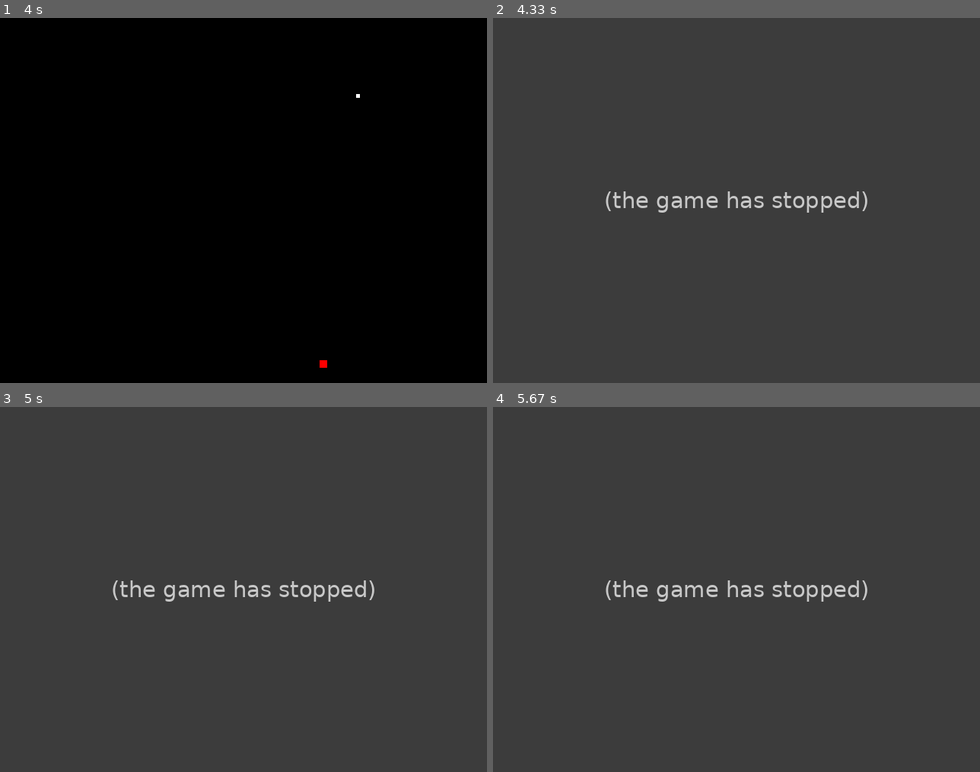
Above: before the commit, frames 1-4 (two rows, left to right).
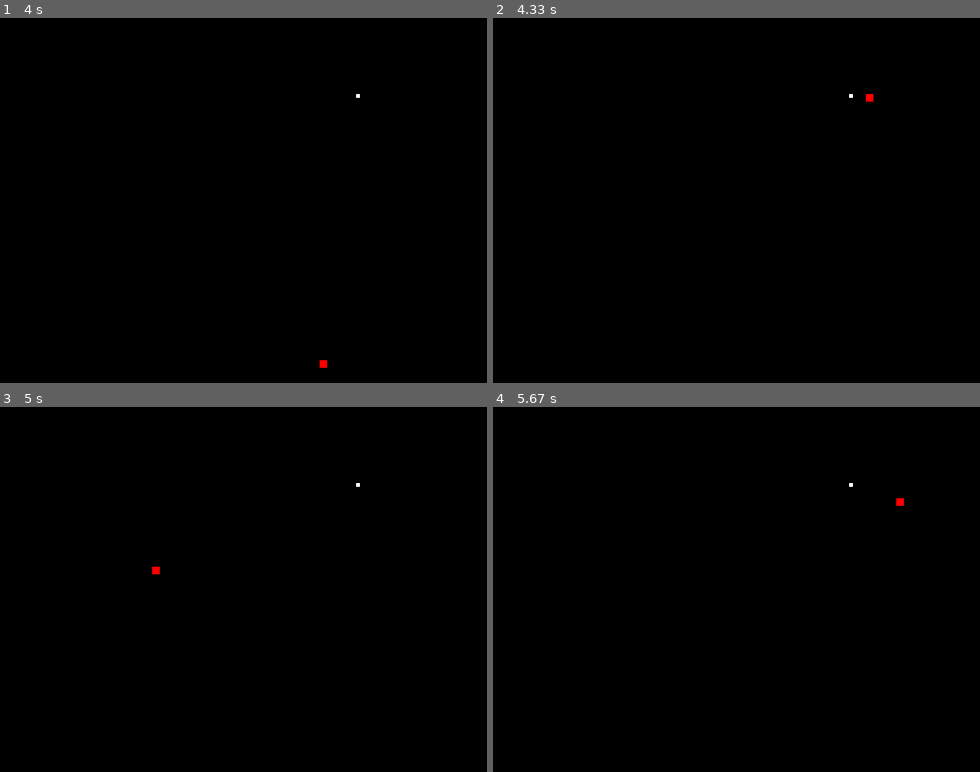
Above: after the commit, the same moments.

Repository: arimendelow/python_games
Game: pygame game, started from snake/snake.py
The game is run twice, just before and just after one commit, with the same random seed, the same clock (stepped at 60 frames per second) and the same inputs.
Inputs:
- Up to frame 1 (4 s): hold Right 0.33-0.8 s; hold Up 0.83-1.18 s; hold Right 1.22-1.68 s; hold Down 2.28-2.58 s; hold Left 2.62-3.02 s; hold Up 3.05-3.42 s; hold Right from 3.45 s (still down)
- Up to frame 2 (4.33 s): release Right at 4.08 s; hold Down from 4.12 s (still down)
- Up to frame 3 (5 s): release Down at 4.48 s; hold Left 4.52-4.98 s
- Up to frame 4 (5.67 s): hold Right 5.02-5.48 s; hold Up from 5.52 s (still down)

Frame 1 is identical in both runs. In frame 2, 100% of the frame differs, in the area x 0-100%, y 0-100%; in frame 3, 100%; in frame 4, 100%.
Error before the commit: IndexError: list index out of range (snake.py line 188); the game stopped at 4.15 s (later frames are placeholders)

Commit message:
Fix looping at top of screen

Diff:
--- a/snake/snake.py
+++ b/snake/snake.py
@@ -220,6 +220,7 @@
 
 		if direction == "up":
 			direction = "up"
+			# If going off the top of the screen
 			if snakeHead.y <= 0:
 				y = screenHeight - linkHeight
 			else:
@@ -229,8 +230,9 @@
 				y = y
 			)
 
-		if direction == "down" and snakeHead.y < screenHeight - snakeHead.height - linkHeight:
+		if direction == "down":
 			direction = "down"
+			# If going off the bottom of the screen
 			if snakeHead.y + linkHeight >= screenHeight:
 				y = 0
 			else:
